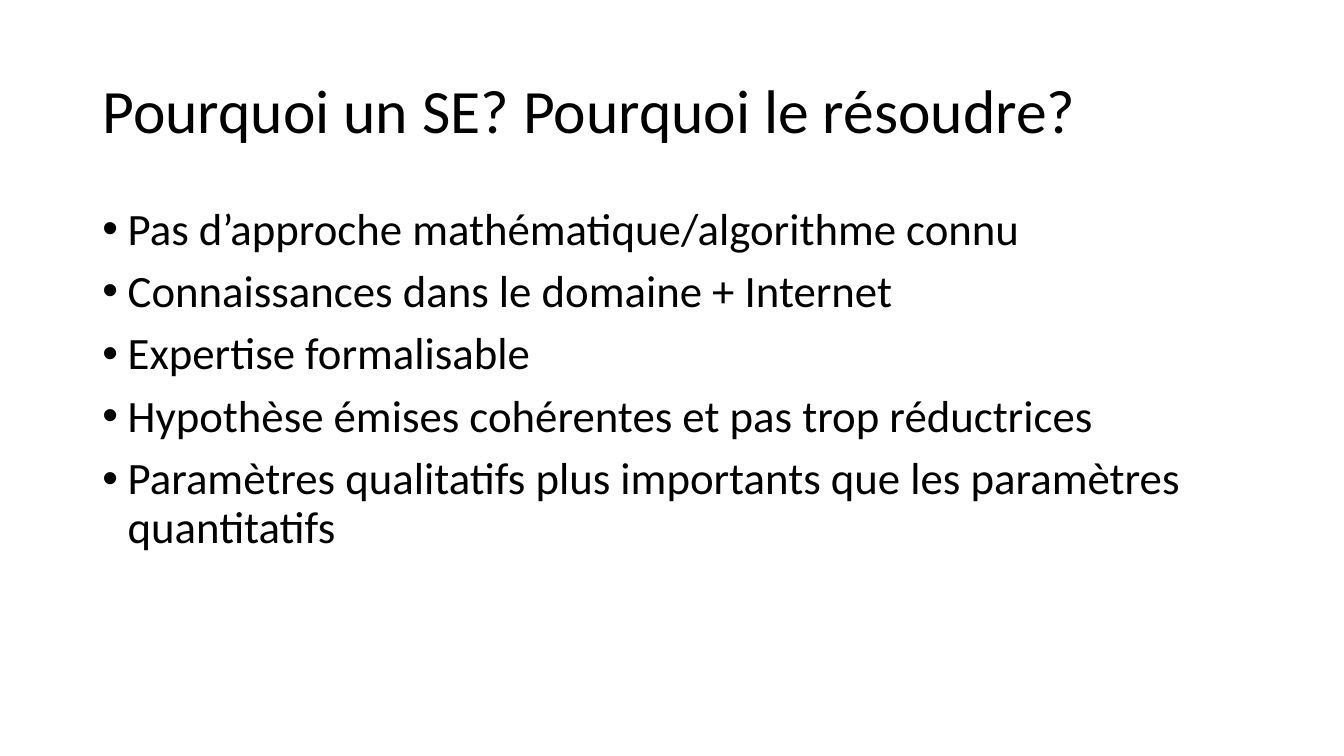
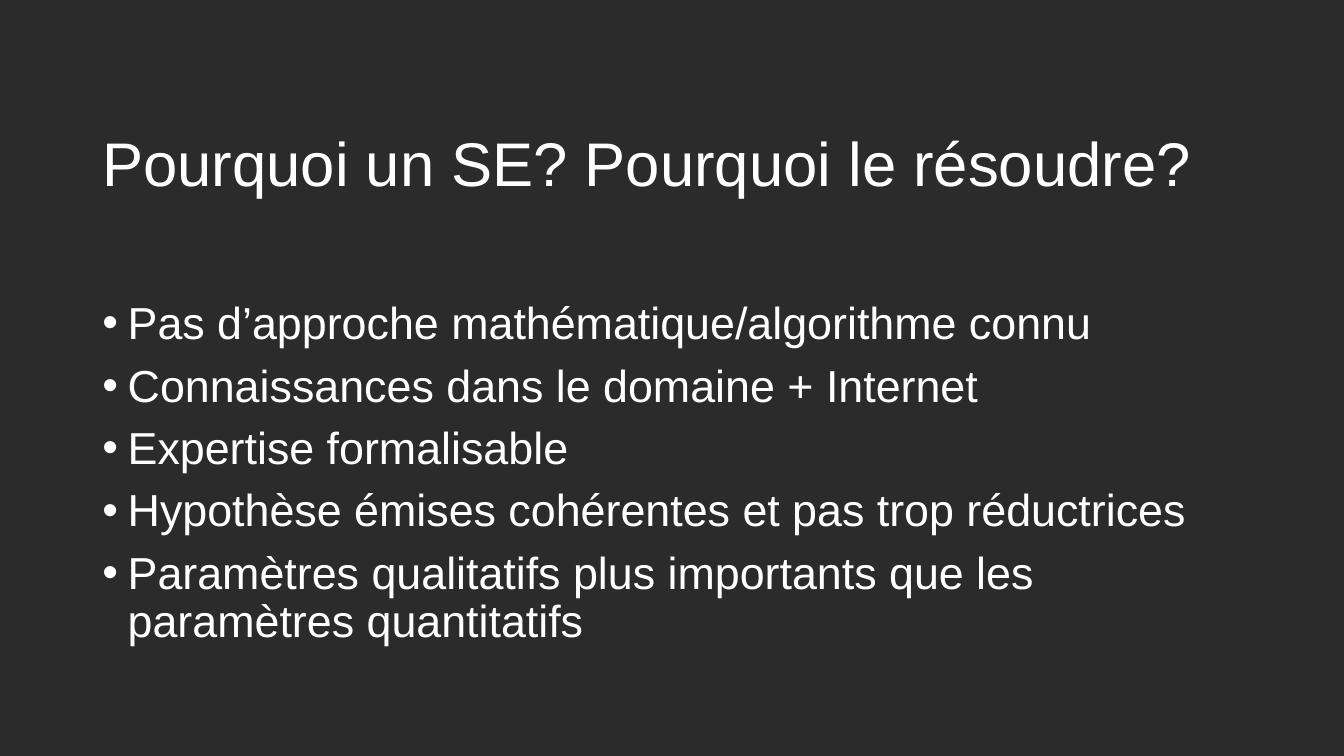
Before and after one commit to anthonygal/AI_Surf_Expert_System, a slide deck: slide 2 of Soutenance_Projet.pptx. Drawn at 1344x756 pixels with LibreOffice and Linux fonts; fonts in the diff are those of the drawing; background and template pictures are left out; a plain dark background stands for a picture behind light text. Boxes give left, top, right and bottom in pixels: in the first picture for what was removed or moved away, otherwise in the second. Text is boxed around its words. In the diff, an @@ line names an element or a change of style, - is before the commit and + after.

```diff
--- a/Soutenance_Projet.pptx
+++ b/Soutenance_Projet.pptx
@@ background #FFFFFF to picture (left out) @@
@@ title "Pourquoi un SE? Pourquoi le ...": place and size @@
-title "Pourquoi un SE? Pourquoi le ..." at box(102, 90, 1075, 143)
+title "Pourquoi un SE? Pourquoi le ..." at box(102, 140, 1190, 197)
@@ title "Pourquoi un SE? Pourquoi le ..." at box(102, 140, 1190, 197): font Calibri to Arial, text colour #000000 to #FFFFFF @@
@@ text "Pas d’approche mathématique/algorithme connu" at box(128, 306, 1185, 646): font Calibri to Arial, text colour #000000 to #FFFFFF @@
@@ text "Pas d’approche mathématique/algorithme connu": place and size @@
-text "Pas d’approche mathématique/algorithme connu" at box(128, 213, 1180, 551)
+text "Pas d’approche mathématique/algorithme connu" at box(128, 306, 1185, 646)
```
Also in this commit, not shown: 6 other slides changed, 1 other file.
